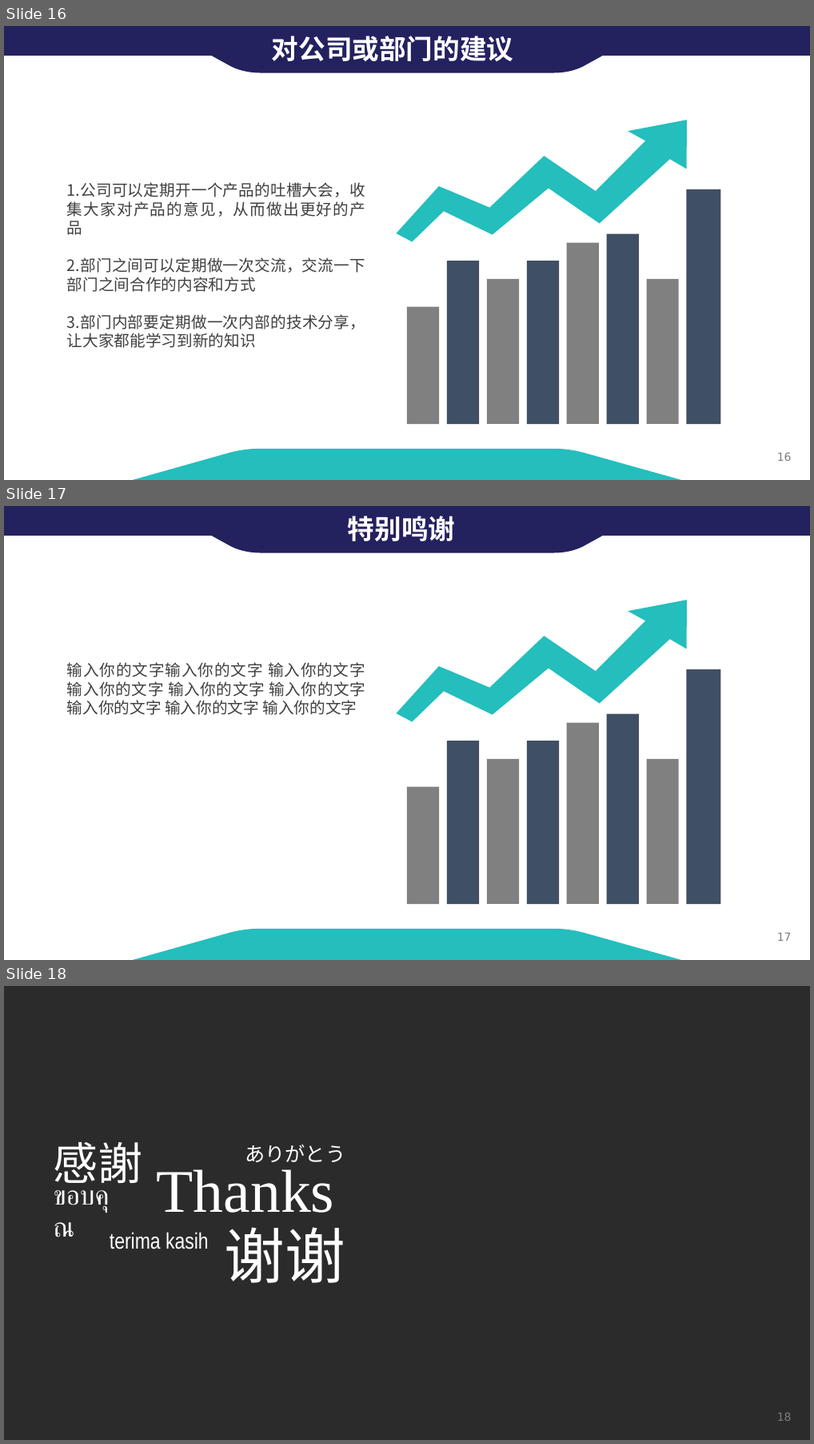
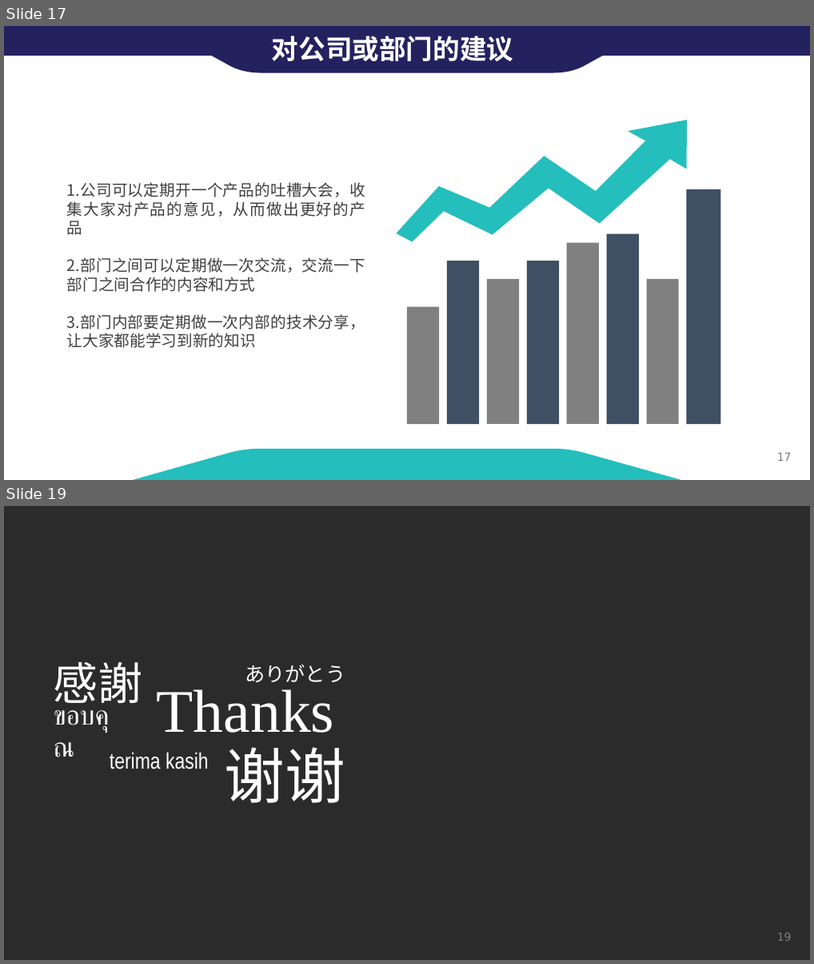
Before and after one commit to careyke/zhuangzheng, a slide deck: 转正评审-柯创.pptx. Shown one above the other, each under a label of ours: slides 16, 17 and 18 before the commit, slides 17 and 19 after it; the slides between them are not shown. The pictures are 814x1444 and 814x964 pixels, drawn with LibreOffice and Linux fonts; fonts in the diff are those of the drawing; background and template pictures are left out; a plain dark background stands for a picture behind light text. Boxes give left, top, right and bottom in pixels: in the first picture for what was removed or moved away, otherwise in the second. Text is boxed around its words. In the diff, an @@ line names an element or a change of style, - is before the commit and + after.

```diff
--- a/转正评审-柯创.pptx
+++ b/转正评审-柯创.pptx
@@ slide 17 removed at (x1=4, y1=506, x2=810, y2=960), background #FFFFFF; not listed: 1 template element that a slide beside it also shows @@
@@ rectangle removed at (x1=4, y1=506, x2=810, y2=536) @@
@@ freeform shape removed at (x1=158, y1=506, x2=657, y2=552) @@
@@ text removed at (x1=348, y1=516, x2=455, y2=541) @@
-特别鸣谢
@@ freeform shape removed at (x1=388, y1=600, x2=697, y2=724) @@
@@ text removed at (x1=67, y1=662, x2=366, y2=715) @@
-输入你的文字输入你的文字 输入你的文字 输入你的文字 输入你的文字 输入你的文字 输入你的文字 输入你的文字 输入你的文字
@@ group removed at (x1=407, y1=670, x2=722, y2=904): 8 rectangles, 1 line @@
@@ freeform shape removed at (x1=132, y1=928, x2=682, y2=960) @@
@@ what was slide 16 is now slide 17 @@
@@ page number at (x1=778, y1=452, x2=792, y2=460): text changed @@
-16
+17
@@ what was slide 18 is now slide 19 @@
@@ page number at (x1=778, y1=932, x2=792, y2=940): text changed @@
-18
+19
```
Also in this commit, not shown: 3 slides changed, 2 slides added, 1 other file.
